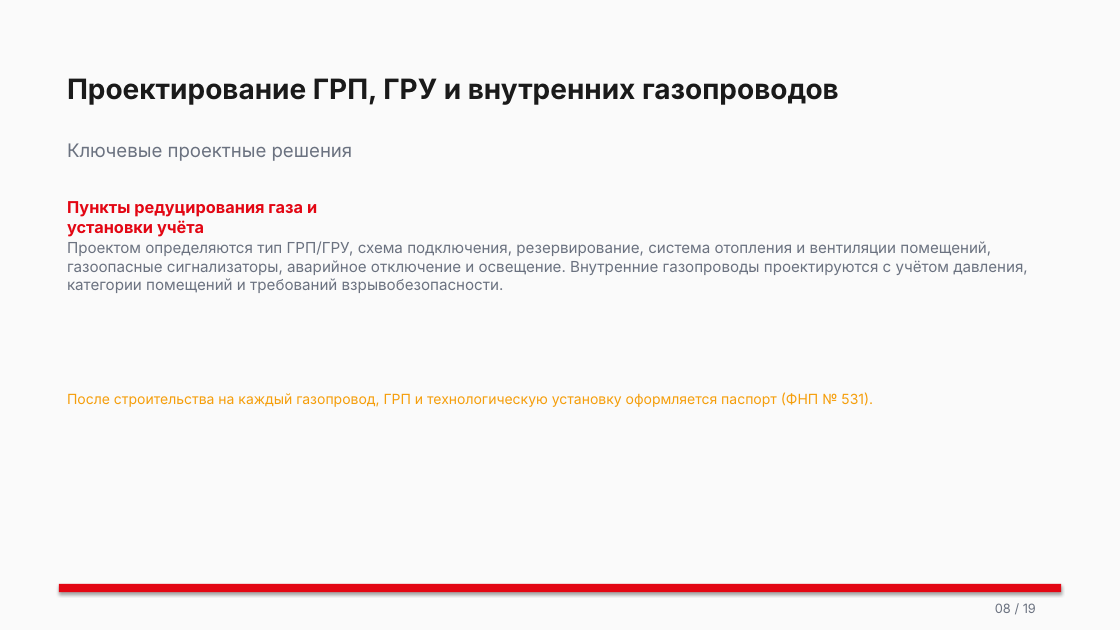
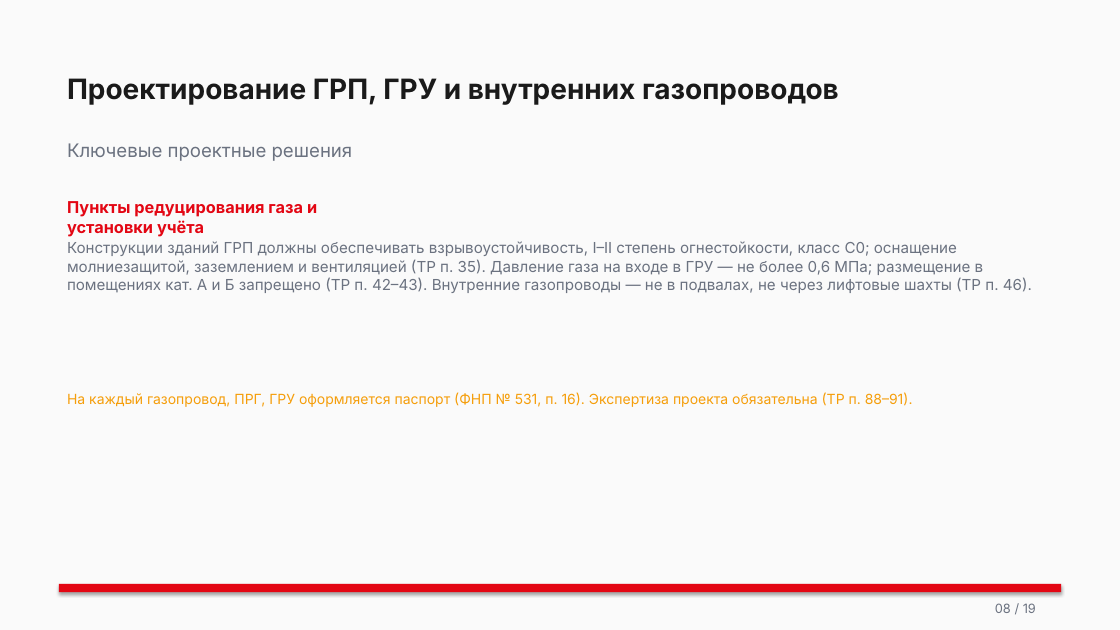
Before and after one commit to lysakalenushka-hash/-, a slide deck: slide 8 of Б.7.5_Проектирование_строительство_газовых_сетей.pptx. Drawn at 1120x630 pixels with LibreOffice and Linux fonts; fonts in the diff are those of the drawing. Boxes give left, top, right and bottom in pixels: in the first picture for what was removed or moved away, otherwise in the second. Text is boxed around its words. In the diff, an @@ line names an element or a change of style, - is before the commit and + after.

```diff
--- a/Б.7.5_Проектирование_строительство_газовых_сетей.pptx
+++ b/Б.7.5_Проектирование_строительство_газовых_сетей.pptx
@@ text at (x1=67, y1=241, x2=1032, y2=293): text changed @@
-Проектом определяются тип ГРП/ГРУ, схема подключения, резервирование, система отопления и вентиляции помещений, газоопасные сигнализаторы, аварийное отключение и освещение. Внутренние газопроводы проектируются с учётом давления, категории помещений и требований взрывобезопасности.
+Конструкции зданий ГРП должны обеспечивать взрывоустойчивость, I–II степень огнестойкости, класс С0; оснащение молниезащитой, заземлением и вентиляцией (ТР п. 35). Давление газа на входе в ГРУ — не более 0,6 МПа; размещение в помещениях кат. А и Б запрещено (ТР п. 42–43). Внутренние газопроводы — не в подвалах, не через лифтовые шахты (ТР п. 46).
@@ text at (x1=67, y1=392, x2=913, y2=407): text changed @@
-После строительства на каждый газопровод, ГРП и технологическую установку оформляется паспорт (ФНП № 531).
+На каждый газопровод, ПРГ, ГРУ оформляется паспорт (ФНП № 531, п. 16). Экспертиза проекта обязательна (ТР п. 88–91).
```
Also in this commit, not shown: 9 other slides changed, 10 other files.
